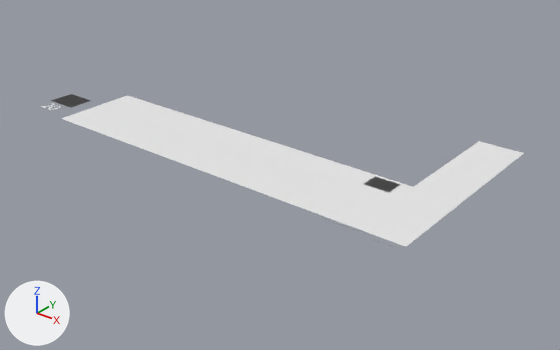
The Blender file elems/HUD.blend: old version first, new version second.
Both versions are drawn from a 50 mm camera at (5.45, -7.07, -2.13) aimed at (0.26, -0.59, -6.15). Lighting does not change. The marker at lower left points along +X, +Y and +Z.

Script lines for the objects in view, before the commit:
```python
me_plane_001 = bpy.data.meshes.new('Plane.001')
me_plane_001.from_pydata([(1.0, -1.0, 0.0), (1.0, 0.33, 0.0), (1.0, -0.44, 0.0), (-0.8, -1.0, 0.0), (0.8, -1.0, 0.0), (0.8, 0.33, 0.0), (0.8, -0.44, 0.0), (-0.8, -0.44, 0.0)], [], [(3, 4, 6, 7), (2, 1, 5, 6), (0, 2, 6, 4)])
me_plane_001.materials.append(mat_hud)  # its picture is missing
me_plane_002 = bpy.data.meshes.new('Plane.002')
me_plane_002.from_pydata([(-1.0, -1.0, 0.0), (1.0, -1.0, 0.0), (-1.0, 1.0, 0.0), (1.0, 1.0, 0.0)], [], [(0, 1, 3, 2)])
me_plane_002.materials.append(mat_hud)  # its picture is missing
me_plane_007 = bpy.data.meshes.new('Plane.007')
me_plane_007.from_pydata([(-1.0, -1.0, 0.0), (1.0, -1.0, 0.0), (-1.0, 1.0, 0.0), (1.0, 1.0, 0.0)], [], [(0, 1, 3, 2)])
me_plane_007.materials.append(mat_hud)  # its picture is missing
ob_cut_icon = bpy.data.objects.new('cut_icon', me_plane_007)
ob_cut_icon.location = (1.829, -0.886, -5.666)
ob_cut_icon.scale = (0.15, 0.108, 0.136)
ob_plane = bpy.data.objects.new('Plane', me_plane_001)
ob_plane.location = (-0.056, 0.125, -5.671)
ob_plane.scale = (2.7, 1.92, 1.92)
ob_turbo_icon = bpy.data.objects.new('turbo_icon', me_plane_002)
ob_turbo_icon.location = (-2.635, -1.324, -5.671)
ob_turbo_icon.scale = (0.206, 0.164, 0.206)
```
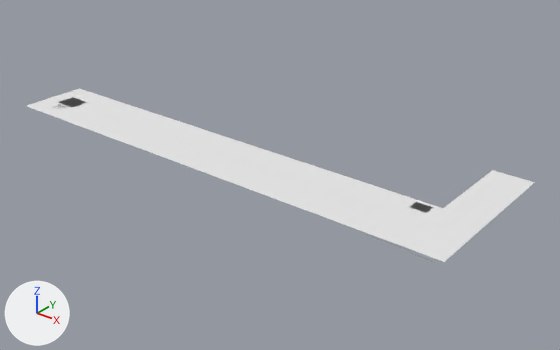
Where the change shows, as pixel boxes (x1, y1, x2, y2) in the pictures (560 x 350 px):
'Plane', reshaped, moved, rescaled (10% wider, 14% taller)
    before: (61, 95, 524, 247)
    after: (27, 88, 535, 262)
'turbo_icon', moved
    before: (51, 94, 91, 108)
    after: (58, 97, 87, 107)
'cut_icon', moved, rescaled (not visible afterwards)
    before: (364, 177, 400, 192)

What the commit changed:
me_plane_001 is used by ob_plane; location (-0.056, 0.125, -5.671); scale (2.7, 1.92, 1.92).
me_plane_001 had 8 vertices, 3 faces and spanned x -0.8..1.0, y -1.0..0.33, z 0.0.
me_plane_001 now has 22 vertices, 10 faces and spans x -1.51..1.34, y -1.0..0.33, z 0.0.
Part 1, on me_plane_001:
7 vertices are removed from x -0.8..1.0, y -1.0..0.33, z 0.0.
3 faces are deleted.
11 vertices are added at x -1.51..1.34, y -1.0..0.33, z 0.0.
10 new vertices lie (0.0, 0.59, 0.0) away from vertices in x -1.51..1.34, y -1.0, z 0.0.
10 new faces join them.
Object 'cut_icon' (ob_cut_icon) moves from (1.829, -0.886, -5.666) to (2.382, -1.059, -5.674).
Object 'cut_icon' (ob_cut_icon) is rescaled from (0.15, 0.108, 0.136) to (0.0922, 0.0663, 0.0836).
Object 'turbo_icon' (ob_turbo_icon) moves from (-2.635, -1.324, -5.671) to (-2.585, -1.34, -5.678).
Object 'Plane' (ob_plane) moves from (-0.056, 0.125, -5.671) to (0.209, -0.335, -5.678).
Object 'Plane' (ob_plane) is rescaled from (2.7, 1.92, 1.92) to (2.1, 1.46, 1.46).
